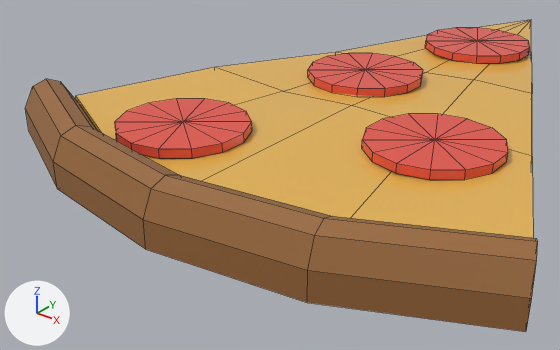
The FBX model Assets/Objects/Models/Pizza.fbx, before and after one commit.
Rendered twice from a camera (50 mm lens) standing at (0.476, -1.414, 0.585) and looking at (-0.114, -0.676, 0.128). Arrows for +X, +Y and +Z are at lower left; the lights stay in place. Mesh edges are drawn as thin lines. Where no turn or scale is listed for an object, it has been applied to the vertices.

The first picture shows 'Pizza1', 'Pizza2', 'Pizza3', 'Pizza4'.
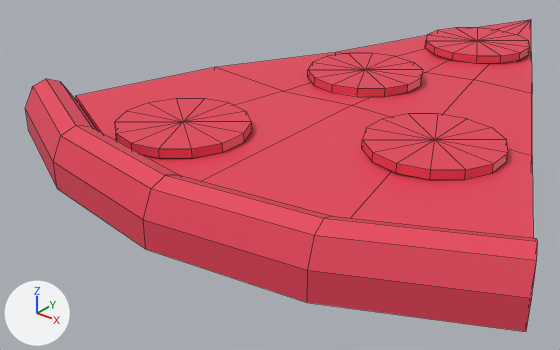
Commit message: Pizza material added

Patch to the scene script:
```diff
--- a/Assets/Objects/Models/Pizza.fbx.py
+++ b/Assets/Objects/Models/Pizza.fbx.py
@@ mat_piaz @@
+mat_piaz = principled_material('piaz')
+mat_piaz.base_color = (0.8, 0.0544, 0.101)  # red #e74259
@@ me_circle_010 @@
 me_circle_010.from_pydata(...)  # 56 vertices, 48 faces; spans x -0.112..0.139, y -0.472..0.219, z -0.039..0.014
 # used by ob_pizza1; location = (-0.0185, -0.3016, 0.2356)
-me_circle_010.materials.append(mat_bread)  # brown #996839
+# me_circle_010 part 3: all 28 faces that had it switch from mat_tomato (red #e75243) to mat_piaz (red #e7425a)
+# me_circle_010 part 4: all 10 faces that had it switch from mat_cheese (orange #e7b552) to mat_piaz (red #e7425a)
@@ me_circle @@
 me_circle.from_pydata(...)  # 50 vertices, 48 faces; spans x -0.335..0.335, y -0.093..0.072, z -0.025..0.042
-me_circle.materials.append(mat_bread)  # brown #996839
+me_circle.materials.append(mat_piaz)  # red #e74259
@@ me_circle_013 @@
 me_circle_013.from_pydata(...)  # 98 vertices, 88 faces; spans x -0.32..0.3, y -0.165..0.144, z -0.039..0.014
 # used by ob_pizza3; location = (-0.0122, -0.763, 0.236)
-me_circle_013.materials.append(mat_bread)  # brown #996839
+# me_circle_013 part 5: all 56 faces that had it switch from mat_tomato (red #e75243) to mat_piaz (red #e7425a)
+# me_circle_013 part 6: all 18 faces that had it switch from mat_cheese (orange #e7b552) to mat_piaz (red #e7425a)
@@ me_circle_012 @@
 me_circle_012.from_pydata(...)  # 89 vertices, 76 faces; spans x -0.218..0.25, y -0.161..0.215, z -0.033..0.02
 # used by ob_pizza2; location = (-0.0384, -0.4851, 0.2303)
-me_circle_012.materials.append(mat_bread)  # brown #996839
+# me_circle_012 part 1: all 28 faces that had it switch from mat_tomato (red #e75243) to mat_piaz (red #e7425a)
+# me_circle_012 part 2: all 24 faces that had it switch from mat_cheese (orange #e7b552) to mat_piaz (red #e7425a)
```

Pixel boxes (x1, y1, x2, y2) of what changed, in the pictures (560 x 350 px):
'Pizza4', recoloured (brown to red): (25, 79, 538, 332) in both
part 1 of me_circle_012, recoloured: (308, 53, 423, 97) in both
part 2 of me_circle_012, recoloured (orange to red): (215, 35, 532, 156) in both
part 3 of me_circle_010, recoloured: (425, 28, 530, 63) in both
part 4 of me_circle_010, recoloured (orange to red): (477, 20, 531, 52) in both
part 5 of me_circle_013, recoloured: (115, 99, 508, 180) in both
part 6 of me_circle_013, recoloured (orange to red): (76, 67, 533, 238) in both
